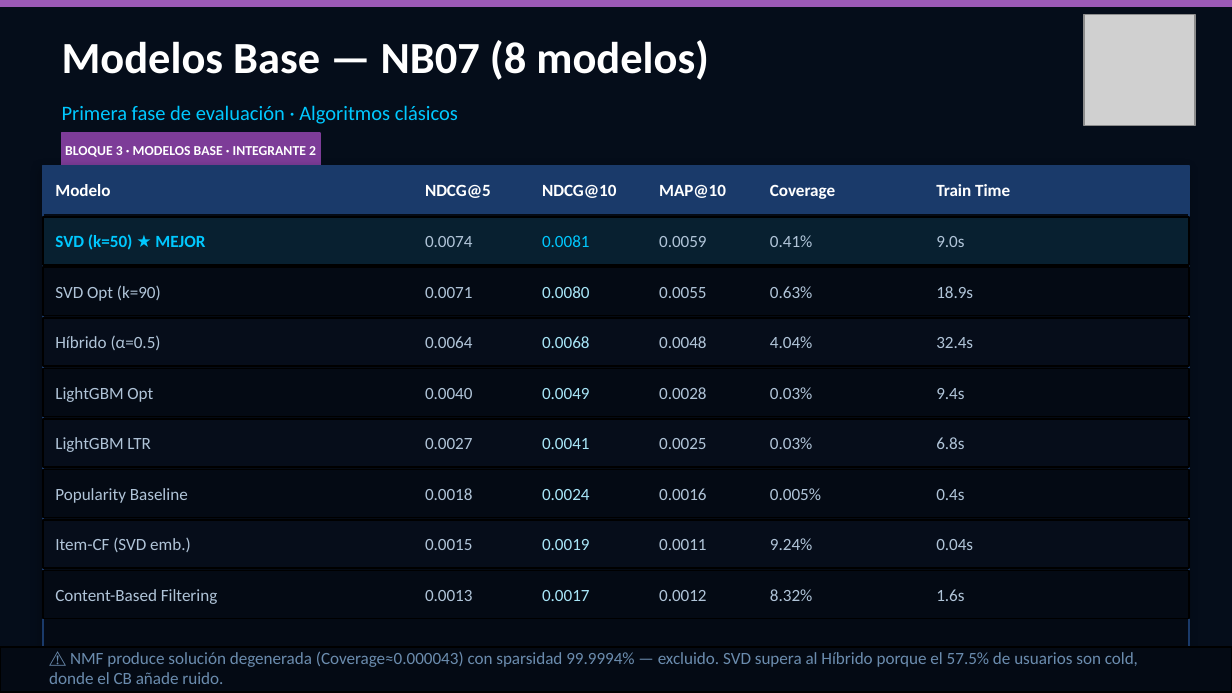
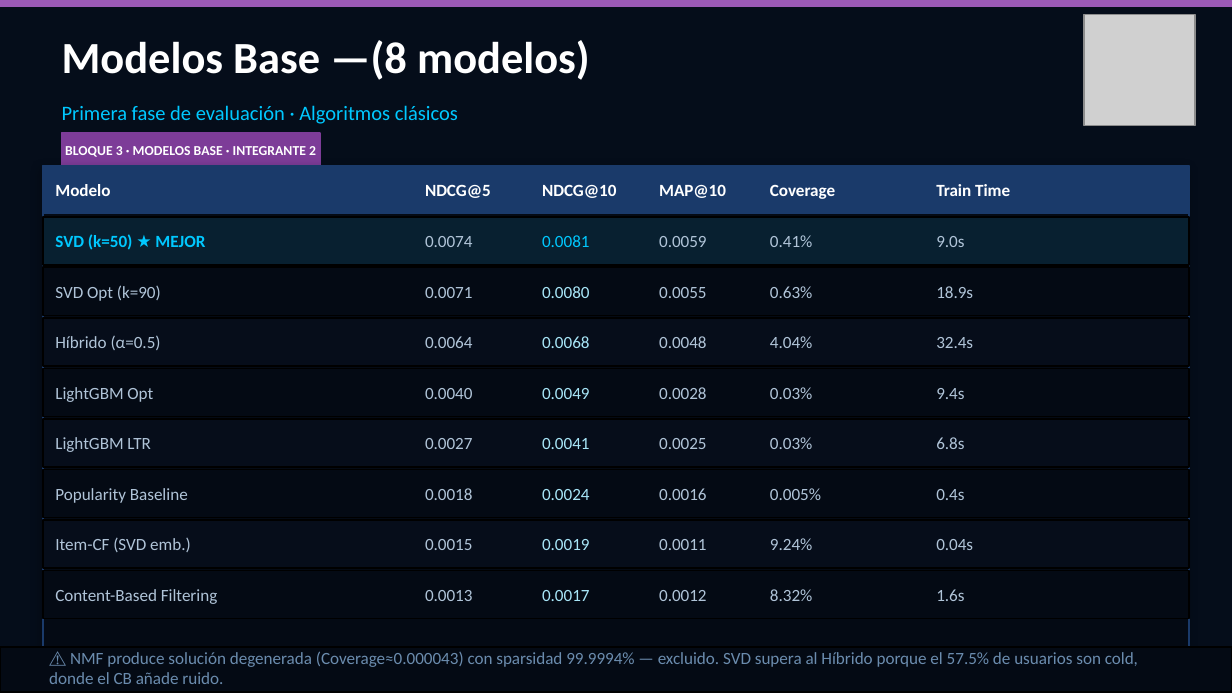
Before and after one commit to JacquetAlexis23/Nexus-RecSys, a slide deck: slide 7 of presentacion/nexus_tecnico_v2.pptx. Drawn at 1232x693 pixels with LibreOffice and Linux fonts; fonts in the diff are those of the drawing; grey boxes stand for pictures. Boxes give left, top, right and bottom in pixels: in the first picture for what was removed or moved away, otherwise in the second. Text is boxed around its words. In the diff, an @@ line names an element or a change of style, - is before the commit and + after.

```diff
--- a/presentacion/nexus_tecnico_v2.pptx
+++ b/presentacion/nexus_tecnico_v2.pptx
@@ text at [62, 40, 590, 80]: text changed @@
-Modelos Base — NB07 (8 modelos)
+Modelos Base —(8 modelos)
```
Also in this commit, not shown: 5 other slides changed.
